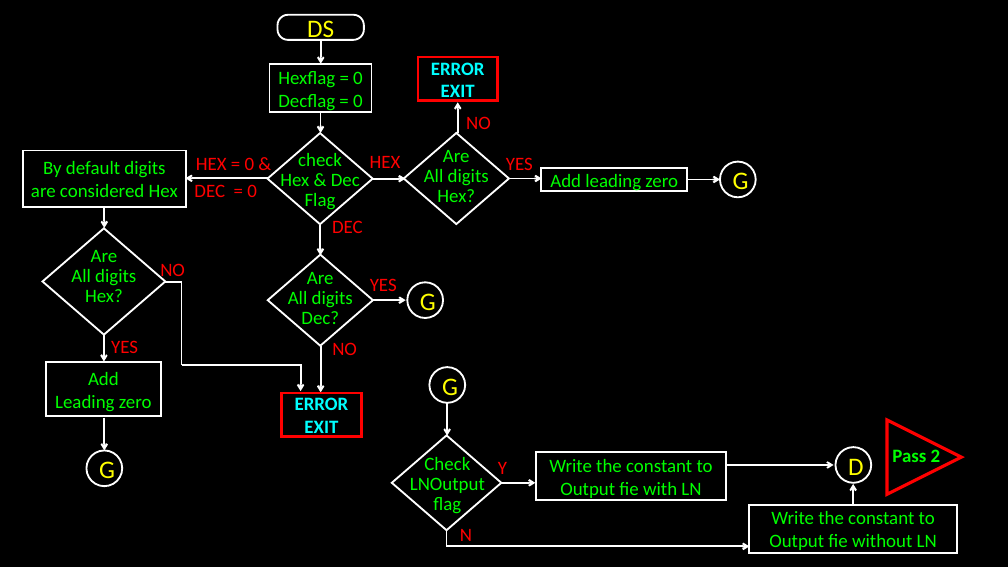
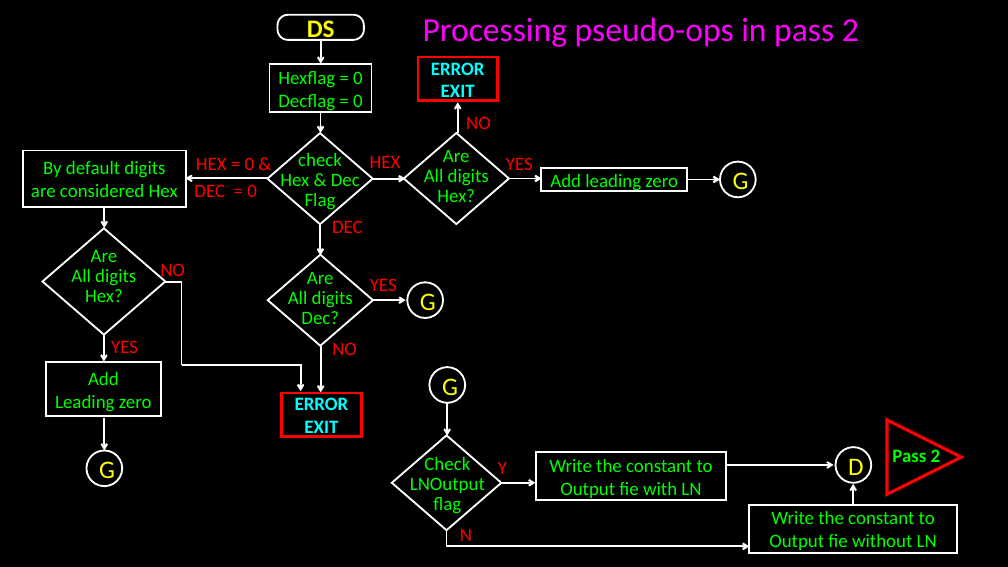
Before and after one commit to bondeabhijeet/8085, a slide deck: slide 18 of Pass 1 8085.pptx. Drawn at 1008x567 pixels with LibreOffice and Linux fonts; fonts in the diff are those of the drawing. Boxes give left, top, right and bottom in pixels: in the first picture for what was removed or moved away, otherwise in the second. Text is boxed around its words. In the diff, an @@ line names an element or a change of style, - is before the commit and + after.

```diff
--- a/Pass 1 8085.pptx
+++ b/Pass 1 8085.pptx
@@ text added at (423,17,859,47), 32 pt, text #FF00FF @@
+Processing pseudo-ops in pass 2
```
Also in this commit, not shown: 16 other slides changed, 1 slide added, 10 other files.
